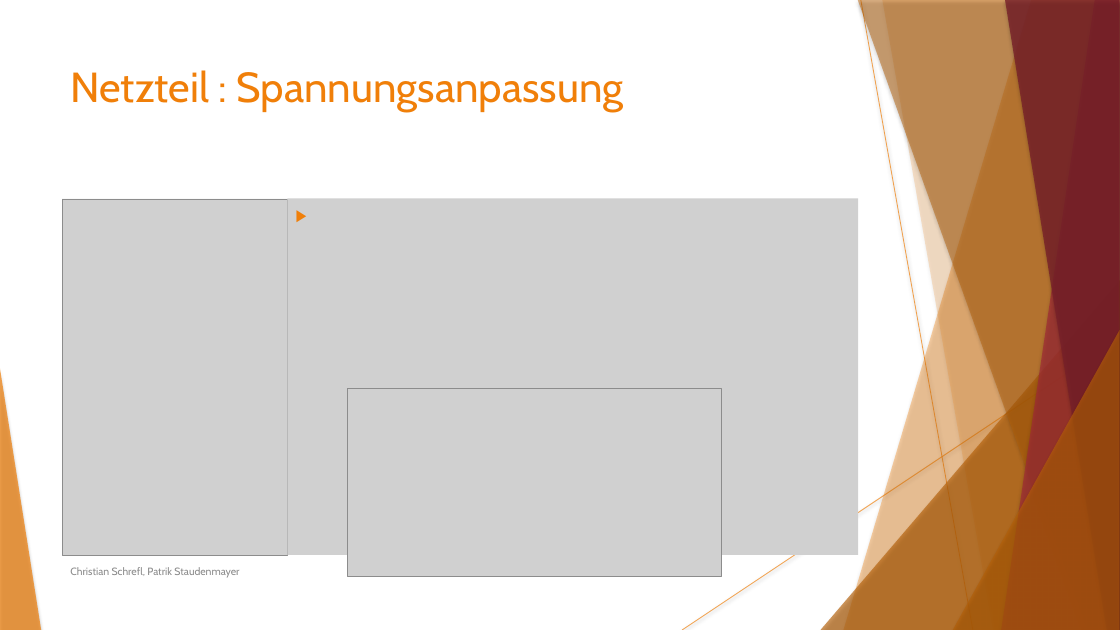
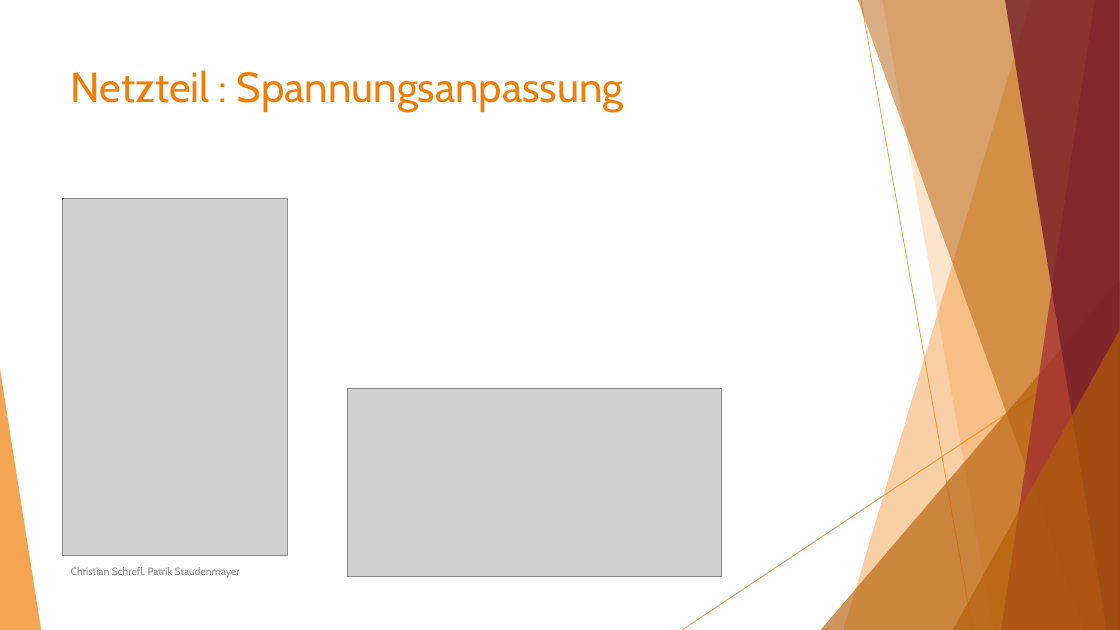
Before and after one commit to Staudi14/tube-amplifier, a slide deck: slide 12 of Präsentation/Staudenmayer_Schrefl_ProjektRöhrenverstärker.pptx. Drawn at 1120x630 pixels with LibreOffice and Linux fonts; fonts in the diff are those of the drawing; grey boxes stand for pictures. Boxes give left, top, right and bottom in pixels: in the first picture for what was removed or moved away, otherwise in the second. Text is boxed around its words. In the diff, an @@ line names an element or a change of style, - is before the commit and + after.

Commit message:
+Update Fixed formatting :sparkle:

```diff
--- a/Präsentation/Staudenmayer_Schrefl_ProjektRöhrenverstärker.pptx
+++ b/Präsentation/Staudenmayer_Schrefl_ProjektRöhrenverstärker.pptx
@@ line (861, 0) - (973, 630): stroke #F07F09 0.74 pt to #F07F09 0.75 pt @@
@@ freeform shape at (882,0,1120,630): shadow off; outline redrawn @@
@@ picture removed at (287,198,859,555) @@
@@ line (1120, 339) - (682, 630): stroke #F07F09 0.74 pt to #F07F09 0.75 pt @@
@@ shadow off in 7 elements at (844,0,1120,630), (821,280,1120,630), (858,0,1120,630), (1002,0,1120,630), (1005,0,1120,630), (953,330,1120,630), (0,369,41,630) @@
@@ text "Christian Schrefl, Patrik Staudenmayer" at (71,567,240,578): text colour #8B8B8B to #8C8C8C @@
```
Also in this commit, not shown: 19 other slides changed.
